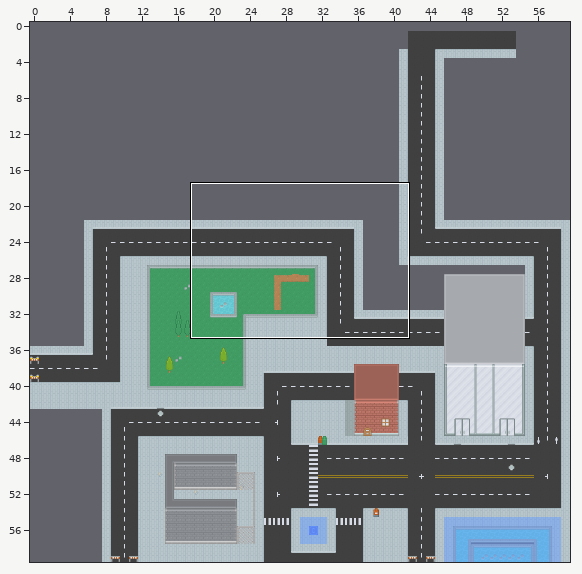
Tiled map -- android/assets/test.tmx. The first picture is a wide view before the edit; the outline marks the close-up.
Close-up. Before:
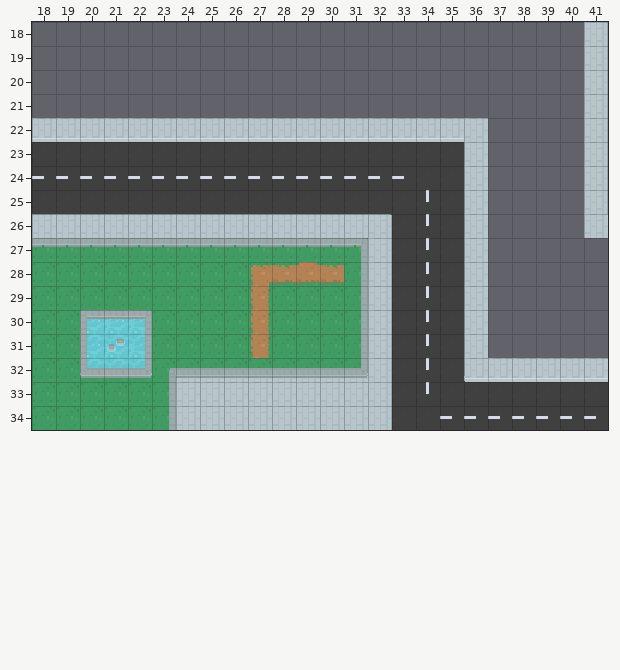
Cells are 16x16 px. Shown: x 18..41, y 18..34. The commit also changed other parts of the map, which this record leaves out.
After the commit:
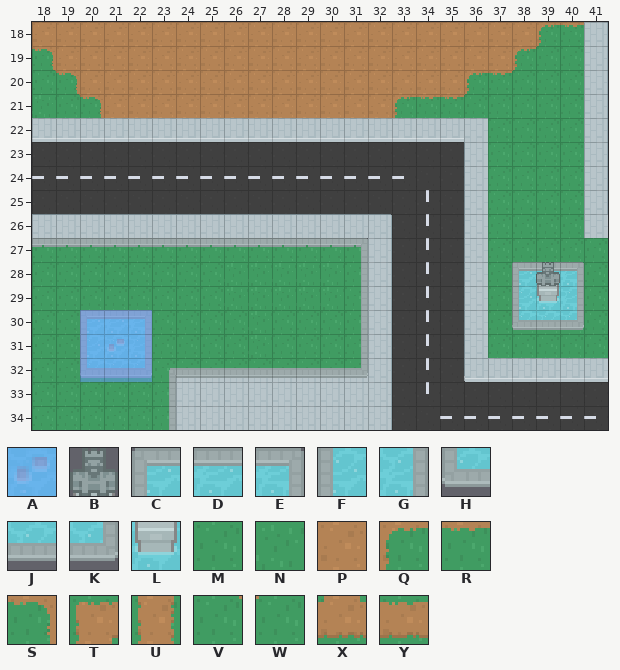
Key: from "tileset": A 75, B 111, C 178, D 179, E 180, F 216, G 218, H 254, J 255, K 256, L 257, M 912, N 913, P 916, Q 950, R 951, S 952, T 965, U 969, V 991, W 992, X 1005, Y 1007.
_ is an empty cell.
See-through tiles are keyed as they look on the map.
What changed:
Layer "background":
The author put tile M in row 19 at x 40; in row 20 at x 39 to 40; in rows 21 to 26 at x 37 to 40; in row 27 at x 37 to 41; in row 28 at x 37 to 38 and 40 to 41; in row 29 at x 37 and 41.
The author put tile M in rows 30 to 31 at x 37 to 41.
Tile T becomes tile N in row 28 at x 27.
Tile U becomes tile N in rows 29 to 31 at x 27.
Tile X becomes tile N in row 28 at x 29.
Tile Y becomes tile N in row 28 at x 28 and 30.
The author put tile N in row 21 at x 18.
The author put tile P in row 18 at x 18 to 38; in row 19 at x 19 to 37; in row 20 at x 20 to 35; in row 21 at x 21 to 32.
The author put tile Q in row 18 at x 39; in row 19 at x 38; in row 20 at x 36; in row 21 at x 33.
The author put tile R in row 18 at x 40; in row 20 at x 37; in row 21 at x 34 to 35.
The author put tile S in row 19 at x 18; in row 20 at x 19; in row 21 at x 20.
The author put tile V in row 20 at x 18; in row 21 at x 19.
The author put tile W in row 19 at x 39; in row 20 at x 38; in row 21 at x 36.
Layer "foreground":
The author put tile C in row 28 at x 38.
The author put tile D in row 28 at x 39.
The author put tile E in row 28 at x 40.
The author put tile F in row 29 at x 38.
The author put tile G in row 29 at x 40.
The author put tile H in row 30 at x 38.
The author put tile J in row 30 at x 39.
The author put tile K in row 30 at x 40.
The author put tile L in row 29 at x 39.
Layer "overlay":
The author put tile A in rows 30 to 32 at x 20 to 22.
The author put tile B in row 28 at x 39.
Boxes around the changes in both close-ups, in picture pixels (x1, y1, x2, y2):
changed: (32, 22, 608, 382)
